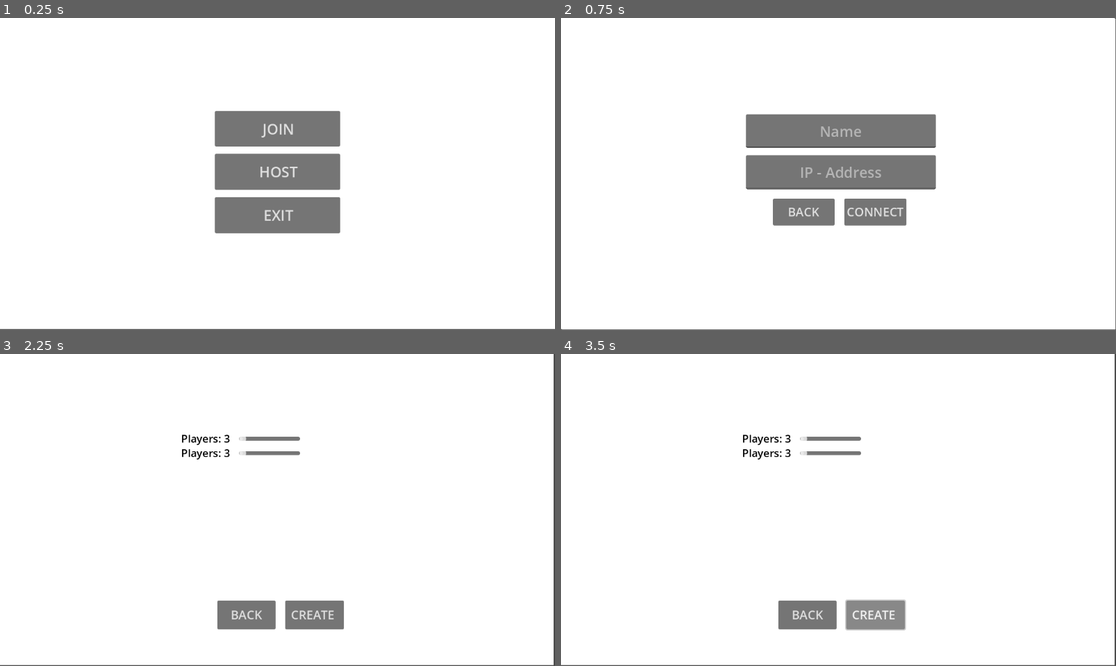
Above: before the commit, frames 1-4 (two rows, left to right).
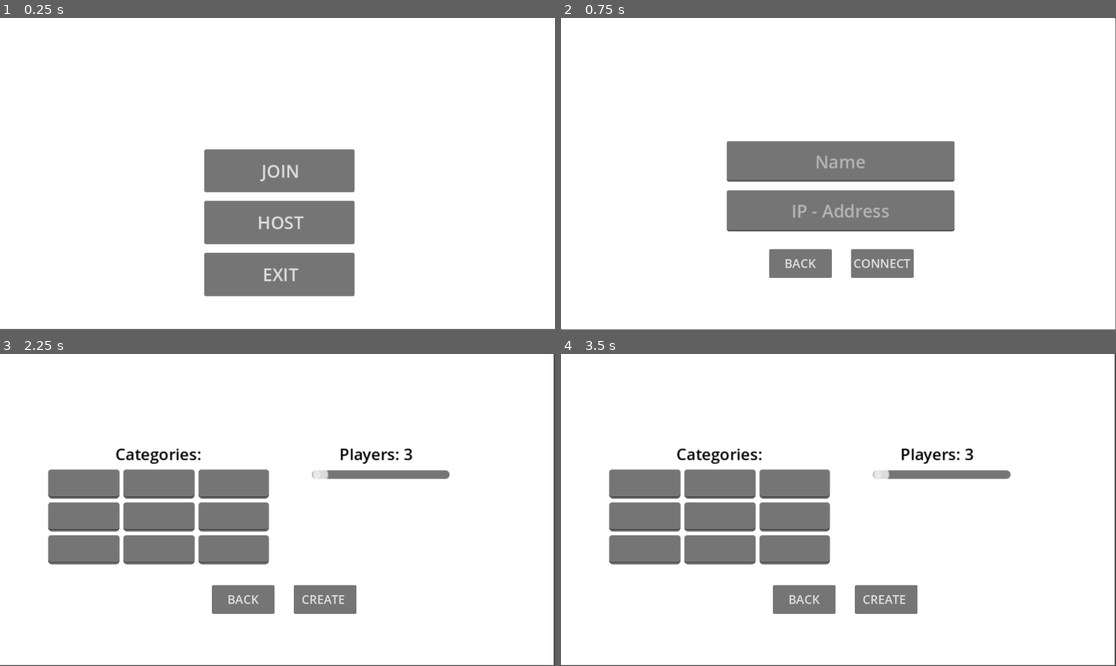
Above: after the commit, the same moments.

Repository: r3L4k5/Gymnasiearbete_X-pa-Y
Game: Godot game, scene res://Scenes/host_screen.tscn
The game is run twice, just before and just after one commit, with the same random seed, the same clock (stepped at 60 frames per second) and the same inputs. This scene is started directly instead of the project's main scene.
Inputs:
- Up to frame 1 (0.25 s): no input
- Up to frame 2 (0.75 s): click "JOIN" at 0.5 s
- Up to frame 3 (2.25 s): click "BACK" at 1.25 s; click "HOST" at 2 s
- Up to frame 4 (3.5 s): click "CREATE" at 2.75 s

The runs differ from the first frame. In frame 1, 9.7% of the frame differs, in the area x 36-64%, y 29-90%; in frame 2, 12%; in frame 3, 15%; in frame 4, 15%, in the area x 8-82%, y 25-89%.
Error in both runs: Out of bounds get index '5' (on base: 'PackedStringArray') (res://Scripts/main.gd:11)

Commit message:
Rearanged host screen UI

Diff:
--- a/Scenes/host_screen.tscn
+++ b/Scenes/host_screen.tscn
@@ -16,6 +16,9 @@
 anchor_bottom = 1.0
 grow_horizontal = 2
 grow_vertical = 2
+pivot_offset = Vector2(426, 512)
+size_flags_horizontal = 4
+size_flags_vertical = 4
 script = ExtResource("1_sslsd")
 
 [node name="Panel" type="Panel" parent="."]
@@ -56,18 +59,18 @@
 
 [node name="Buttons" type="HBoxContainer" parent="."]
 layout_mode = 1
-anchors_preset = 8
-anchor_left = 0.5
-anchor_top = 0.5
-anchor_right = 0.5
-anchor_bottom = 0.5
-offset_left = -125.0
-offset_top = 188.0
-offset_right = 138.0
-offset_bottom = 248.0
-grow_horizontal = 2
-grow_vertical = 2
-theme_override_constants/separation = 20
+anchors_preset = 7
+anchor_left = 0.5
+anchor_top = 1.0
+anchor_right = 0.5
+anchor_bottom = 1.0
+offset_left = -136.0
+offset_top = -168.0
+offset_right = 164.0
+offset_bottom = -108.0
+grow_horizontal = 2
+grow_vertical = 0
+theme_override_constants/separation = 40
 
 [node name="Back" type="Button" parent="Buttons"]
 layout_mode = 2
@@ -81,66 +84,133 @@
 theme_override_font_sizes/font_size = 25
 text = "CREATE "
 
-[node name="Settings" type="GridContainer" parent="."]
-layout_mode = 0
-offset_left = 312.0
-offset_top = 160.0
-offset_right = 888.0
-offset_bottom = 480.0
-theme_override_constants/h_separation = 20
-theme_override_constants/v_separation = 30
-
-[node name="PlayerAmount" type="Control" parent="Settings"]
-layout_mode = 2
-
-[node name="PlayerAmountSlider" type="HSlider" parent="Settings/PlayerAmount"]
-layout_mode = 2
-offset_left = 184.0
-offset_top = 8.0
-offset_right = 311.0
-offset_bottom = 24.0
+[node name="Settings" type="Control" parent="."]
+layout_mode = 1
+anchors_preset = 8
+anchor_left = 0.5
+anchor_top = 0.5
+anchor_right = 0.5
+anchor_bottom = 0.5
+offset_left = -488.0
+offset_top = -204.0
+offset_right = 141.0
+offset_bottom = 68.0
+grow_horizontal = 2
+grow_vertical = 2
+scale = Vector2(1.5, 1.5)
+
+[node name="Categories" type="GridContainer" parent="Settings"]
+layout_mode = 1
+anchors_preset = 8
+anchor_left = 0.5
+anchor_top = 0.5
+anchor_right = 0.5
+anchor_bottom = 0.5
+offset_left = -306.5
+offset_top = -56.0
+offset_right = -71.5
+offset_bottom = 45.0
+grow_horizontal = 2
+grow_vertical = 2
+scale = Vector2(1.3, 1.3)
+columns = 3
+
+[node name="Category1" type="LineEdit" parent="Settings/Categories"]
+layout_mode = 2
+size_flags_horizontal = 3
+size_flags_vertical = 3
+theme_override_font_sizes/font_size = 12
+max_length = 12
+
+[node name="Category2" type="LineEdit" parent="Settings/Categories"]
+layout_mode = 2
+size_flags_horizontal = 3
+size_flags_vertical = 3
+theme_override_font_sizes/font_size = 12
+max_length = 12
+
+[node name="Category3" type="LineEdit" parent="Settings/Categories"]
+layout_mode = 2
+size_flags_horizontal = 3
+size_flags_vertical = 3
+theme_override_font_sizes/font_size = 12
+max_length = 12
+
+[node name="Category4" type="LineEdit" parent="Settings/Categories"]
+layout_mode = 2
+size_flags_horizontal = 3
+size_flags_vertical = 3
+theme_override_font_sizes/font_size = 12
+max_length = 12
+
+[node name="Category5" type="LineEdit" parent="Settings/Categories"]
+layout_mode = 2
+size_flags_horizontal = 3
+size_flags_vertical = 3
+theme_override_font_sizes/font_size = 12
+max_length = 12
+
+[node name="Category6" type="LineEdit" parent="Settings/Categories"]
+layout_mode = 2
+size_flags_horizontal = 3
+size_flags_vertical = 3
+theme_override_font_sizes/font_size = 12
+max_length = 12
+
+[node name="Category7" type="LineEdit" parent="Settings/Categories"]
+layout_mode = 2
+size_flags_horizontal = 3
+size_flags_vertical = 3
+theme_override_font_sizes/font_size = 12
+max_length = 12
+
+[node name="Category8" type="LineEdit" parent="Settings/Categories"]
+layout_mode = 2
+size_flags_horizontal = 3
+size_flags_vertical = 3
+theme_override_font_sizes/font_size = 12
+max_length = 12
+
+[node name="Category9" type="LineEdit" parent="Settings/Categories"]
+layout_mode = 2
+size_flags_horizontal = 3
+size_flags_vertical = 3
+theme_override_font_sizes/font_size = 12
+max_length = 12
+
+[node name="PlayerSlider" type="HSlider" parent="Settings"]
+layout_mode = 2
+offset_left = 373.333
+offset_top = 75.0
+offset_right = 500.333
+offset_bottom = 91.0
+scale = Vector2(1.5, 1.5)
 size_flags_horizontal = 3
 size_flags_vertical = 3
 min_value = 3.0
-max_value = 10.0
+max_value = 9.0
 value = 3.0
 ticks_on_borders = true
 
-[node name="PlayerAmountLabel" type="Label" parent="Settings/PlayerAmount"]
+[node name="PlayerAmount" type="Label" parent="Settings"]
 self_modulate = Color(0, 0, 0, 1)
 layout_mode = 2
-offset_left = 64.0
-offset_right = 176.0
-offset_bottom = 32.0
+offset_left = 410.667
+offset_top = 42.6667
+offset_right = 517.667
+offset_bottom = 74.6667
 text = "Players: 3"
 label_settings = SubResource("LabelSettings_hecct")
 
-[node name="PlayerAmount2" type="Control" parent="Settings"]
-layout_mode = 2
-
-[node name="PlayerAmountSlider" type="HSlider" parent="Settings/PlayerAmount2"]
-layout_mode = 2
-offset_left = 184.0
-offset_top = 8.0
-offset_right = 311.0
-offset_bottom = 24.0
-size_flags_horizontal = 3
-size_flags_vertical = 3
-min_value = 3.0
-max_value = 10.0
-value = 3.0
-ticks_on_borders = true
-
-[node name="PlayerAmountLabel" type="Label" parent="Settings/PlayerAmount2"]
+[node name="CategoriesLabel" type="Label" parent="Settings"]
 self_modulate = Color(0, 0, 0, 1)
-layout_mode = 2
-offset_left = 64.0
-offset_right = 176.0
-offset_bottom = 32.0
-text = "Players: 3"
+offset_left = 101.333
+offset_top = 42.6667
+offset_right = 220.333
+offset_bottom = 74.6667
+text = "Categories:"
 label_settings = SubResource("LabelSettings_hecct")
 
 [connection signal="pressed" from="Buttons/Back" to="." method="_on_back_pressed"]
 [connection signal="pressed" from="Buttons/Create" to="." method="_on_create_pressed"]
-[connection signal="value_changed" from="Settings/PlayerAmount/PlayerAmountSlider" to="." method="_on_player_amount_value_changed"]
-[connection signal="value_changed" from="Settings/PlayerAmount2/PlayerAmountSlider" to="." method="_on_player_amount_value_changed"]
+[connection signal="value_changed" from="Settings/PlayerSlider" to="." method="_on_player_amount_value_changed"]
--- a/Scenes/join_screen.tscn
+++ b/Scenes/join_screen.tscn
@@ -32,34 +32,6 @@
 theme_override_styles/panel = SubResource("StyleBoxFlat_wt75o")
 metadata/_edit_lock_ = true
 
-[node name="Buttons" type="HBoxContainer" parent="."]
-layout_mode = 1
-anchors_preset = 8
-anchor_left = 0.5
-anchor_top = 0.5
-anchor_right = 0.5
-anchor_bottom = 0.5
-offset_left = -136.0
-offset_top = 51.0
-offset_right = 141.0
-offset_bottom = 107.0
-grow_horizontal = 2
-grow_vertical = 2
-theme_override_constants/separation = 20
-
-[node name="Back" type="Button" parent="Buttons"]
-layout_mode = 2
-size_flags_horizontal = 3
-theme_override_font_sizes/font_size = 25
-text = "BACK"
-
-[node name="Connect" type="Button" parent="Buttons"]
-layout_mode = 2
-size_flags_horizontal = 3
-theme_override_font_sizes/font_size = 25
-text = "CONNECT
-"
-
 [node name="Inputs" type="VBoxContainer" parent="."]
 layout_mode = 1
 anchors_preset = 8
@@ -67,12 +39,13 @@
 anchor_top = 0.5
 anchor_right = 0.5
 anchor_bottom = 0.5
-offset_left = -192.0
-offset_top = -124.0
-offset_right = 202.0
-offset_bottom = 32.0
+offset_left = -232.0
+offset_top = -68.0
+offset_right = 162.0
+offset_bottom = 88.0
 grow_horizontal = 2
 grow_vertical = 2
+scale = Vector2(1.2, 1.2)
 theme_override_constants/separation = 15
 
 [node name="Name" type="LineEdit" parent="Inputs"]
@@ -93,5 +66,32 @@
 max_length = 15
 expand_to_text_length = true
 
+[node name="Buttons" type="HBoxContainer" parent="."]
+layout_mode = 1
+anchors_preset = 7
+anchor_left = 0.5
+anchor_top = 1.0
+anchor_right = 0.5
+anchor_bottom = 1.0
+offset_left = -144.0
+offset_top = 156.0
+offset_right = 156.0
+offset_bottom = 216.0
+grow_horizontal = 2
+grow_vertical = 0
+theme_override_constants/separation = 40
+
+[node name="Back" type="Button" parent="Buttons"]
+layout_mode = 2
+size_flags_horizontal = 3
+theme_override_font_sizes/font_size = 25
+text = "BACK"
+
+[node name="Connect" type="Button" parent="Buttons"]
+layout_mode = 2
+size_flags_horizontal = 3
+theme_override_font_sizes/font_size = 25
+text = "CONNECT"
+
 [connection signal="pressed" from="Buttons/Back" to="." method="_on_back_pressed"]
 [connection signal="pressed" from="Buttons/Connect" to="." method="_on_connect_pressed"]
--- a/Scenes/start_menu.tscn
+++ b/Scenes/start_menu.tscn
@@ -44,12 +44,13 @@
 anchor_top = 0.5
 anchor_right = 0.5
 anchor_bottom = 0.5
-offset_left = -130.0
-offset_top = -127.0
-offset_right = 130.0
-offset_bottom = 127.0
+offset_left = -152.0
+offset_top = -47.0
+offset_right = 108.0
+offset_bottom = 207.0
 grow_horizontal = 2
 grow_vertical = 2
+scale = Vector2(1.2, 1.2)
 theme_override_constants/separation = 15
 
 [node name="Join" type="Button" parent="Buttons"]
--- a/Scripts/host_screen.gd
+++ b/Scripts/host_screen.gd
@@ -1,6 +1,7 @@
 extends Control
 
-@onready var server_name = $ServerName
+
+var categories: Array
 
 #Server creation
 func _ready():
@@ -22,17 +23,23 @@
 	print("Server Failed")
 
 func _on_create_pressed():
+	game_settings()
+
 	var peer: ENetMultiplayerPeer = ENetMultiplayerPeer.new()
-	peer.create_server(main.PORT)
+	peer.create_server(main.PORT, $Settings/PlayerSlider.value)
 
 	multiplayer.multiplayer_peer = peer
 
 #Settings
 func game_settings():
-	pass
+	for category in $Settings/Categories.get_children():
+		if len(category.text) <= 0 or category.text.capitalize() in categories:
+			continue
+		else:
+			categories.append(category.text.capitalize())
 
 func _on_player_amount_value_changed(value):
-	$Settings/Sliders/PlayerAmount/PlayerAmountLabel.text = "Players: " + str(value)
+	$Settings/PlayerAmount.text = "Players: " + str(value)
 
 #Backbutton
 func _on_back_pressed():
--- a/Scripts/join_screen.gd
+++ b/Scripts/join_screen.gd
@@ -1,7 +1,8 @@
 extends Control
 
+
 func _on_connect_pressed():
-	if len($Inputs/Name.text) == 0:
+	if len($Inputs/Name.text) <= 0:
 		return
 	else:
 		main.username = $Inputs/Name.text
